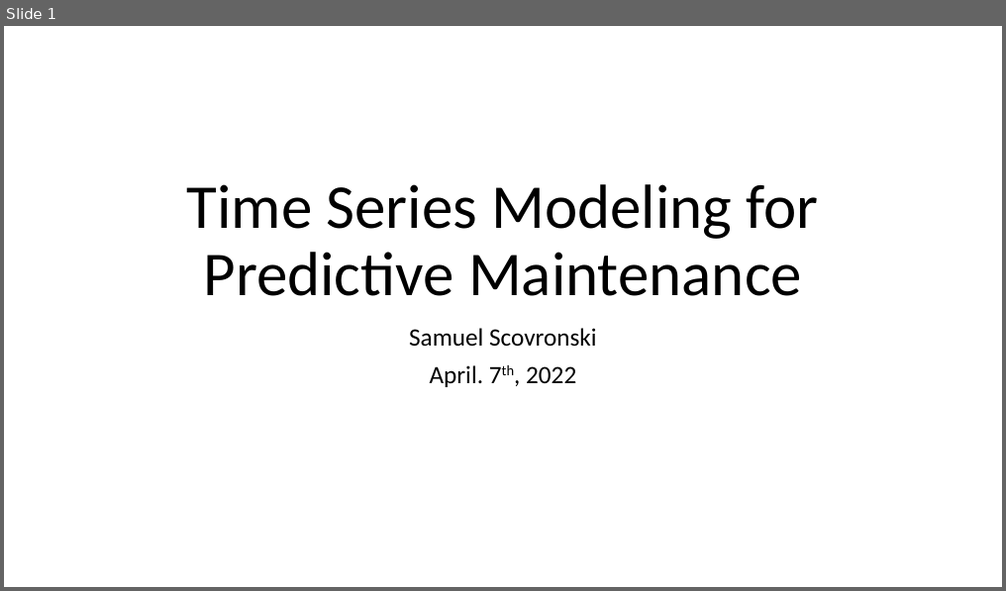
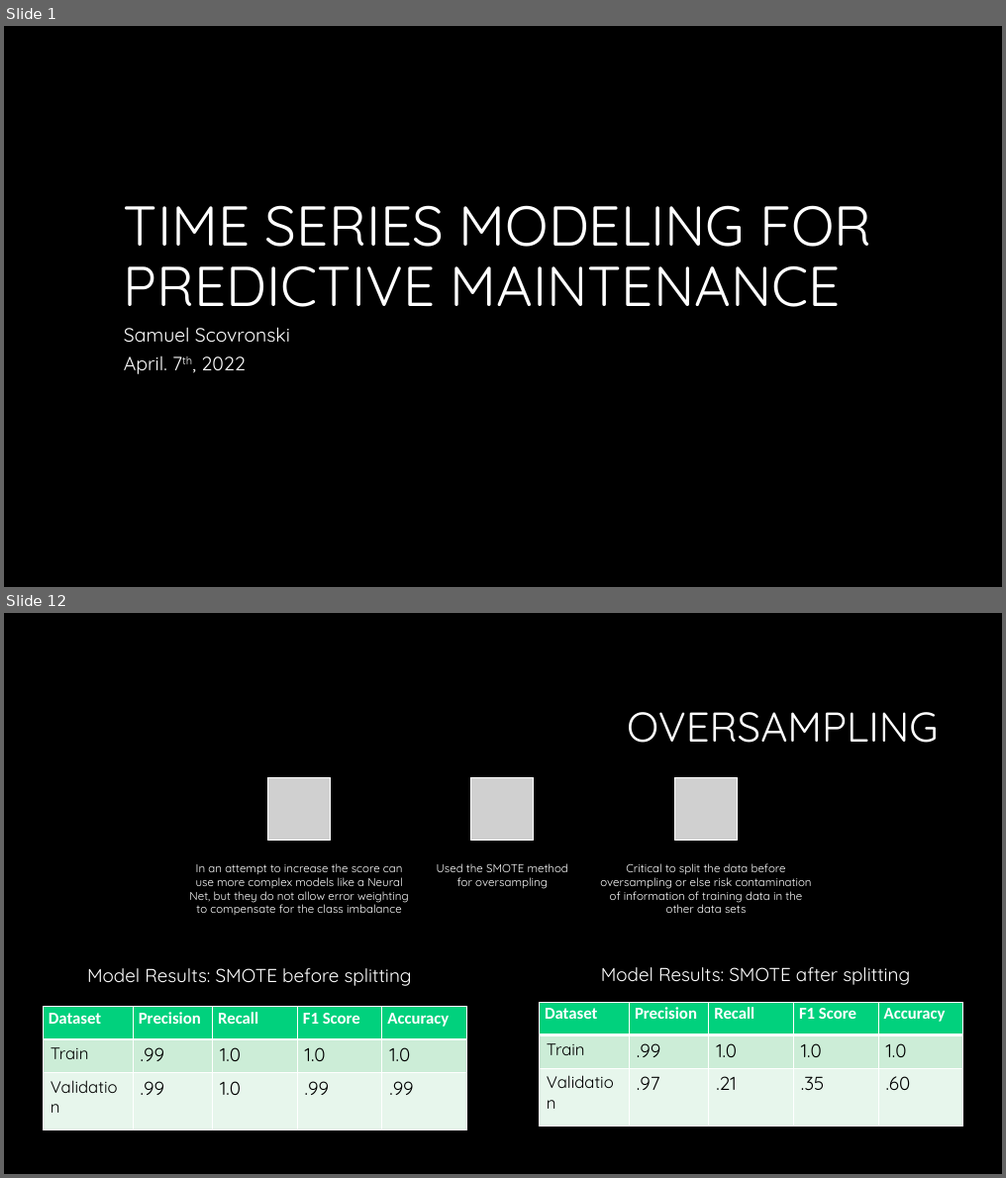
Before and after one commit to scosam/PredictiveMaintenance, a slide deck: reports/Capstone Project Presentation.pptx. Shown one above the other, each under a label of ours: slide 1 before the commit, slides 1 and 12 after it; the slides between them are not shown. The pictures are 1006x591 and 1006x1178 pixels, drawn with LibreOffice and Linux fonts; fonts in the diff are those of the drawing; grey boxes stand for pictures; background and template pictures are left out. Boxes give left, top, right and bottom in pixels: in the first picture for what was removed or moved away, otherwise in the second. Text is boxed around its words. In the diff, an @@ line names an element or a change of style, - is before the commit and + after.

```diff
--- a/reports/Capstone Project Presentation.pptx
+++ b/reports/Capstone Project Presentation.pptx
@@ slide 12 added at [4,613,1002,1174], background #000000 @@
@@ title added at [627,712,938,743], 40 pt, text #FFFFFF @@
+OVERSAMPLING
@@ group added at [189,777,812,915]: 3 pictures, 3 texts @@
+In an attempt to increase the score can use more complex models like a Neural Net, but they do not allow error weighting to compensate for the class imbalance
+Used the SMOTE method for oversampling
+Critical to split the data before oversampling or else risk contamination of information of training data in the other data sets
@@ text added at [87,968,412,986], 18 pt, text #FFFFFF @@
+Model Results: SMOTE before splitting
@@ text added at [601,967,910,985], 18 pt, text #FFFFFF @@
+Model Results: SMOTE after splitting
@@ table added at [43,1007,466,1131], 3 rows, 5 columns @@
+Dataset | Precision | Recall | F1 Score | Accuracy
+Train | .99 | 1.0 | 1.0 | 1.0
+Validation | .99 | 1.0 | .99 | .99
@@ table added at [540,1002,962,1126], 3 rows, 5 columns @@
+Dataset | Precision | Recall | F1 Score | Accuracy
+Train | .99 | 1.0 | 1.0 | 1.0
+Validation | .97 | .21 | .35 | .60
@@ slide 1 changed as well @@
@@ background #FFFFFF to #000000 @@
@@ title at [124,205,872,307]: text changed; size 60 to 54 pt; font Calibri to Quicksand; text colour #000000 to #FFFFFF @@
-Time Series Modeling for Predictive Maintenance
+TIME SERIES MODELING FOR PREDICTIVE MAINTENANCE
@@ subtitle "Samuel Scovronski": place and size @@
-subtitle "Samuel Scovronski" at [409,328,597,387]
+subtitle "Samuel Scovronski" at [124,327,290,374]
@@ subtitle "Samuel Scovronski" at [124,327,290,374]: size 24 to 18.5 pt, font Calibri to Quicksand, text colour #000000 to #FFFFFF; alignment centre to left; line spacing 0.9 to 0.8 @@
```
Also in this commit, not shown: 2 other slides changed, 10 other slides added, 3 slides removed, 4 other files.
